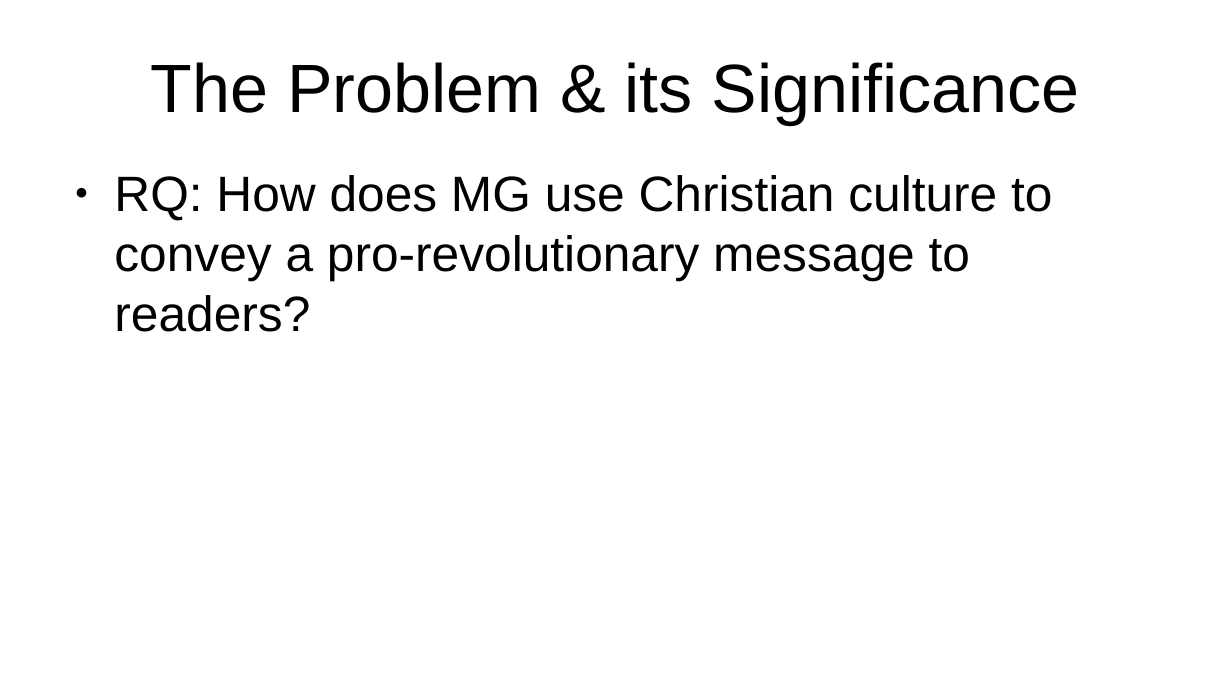
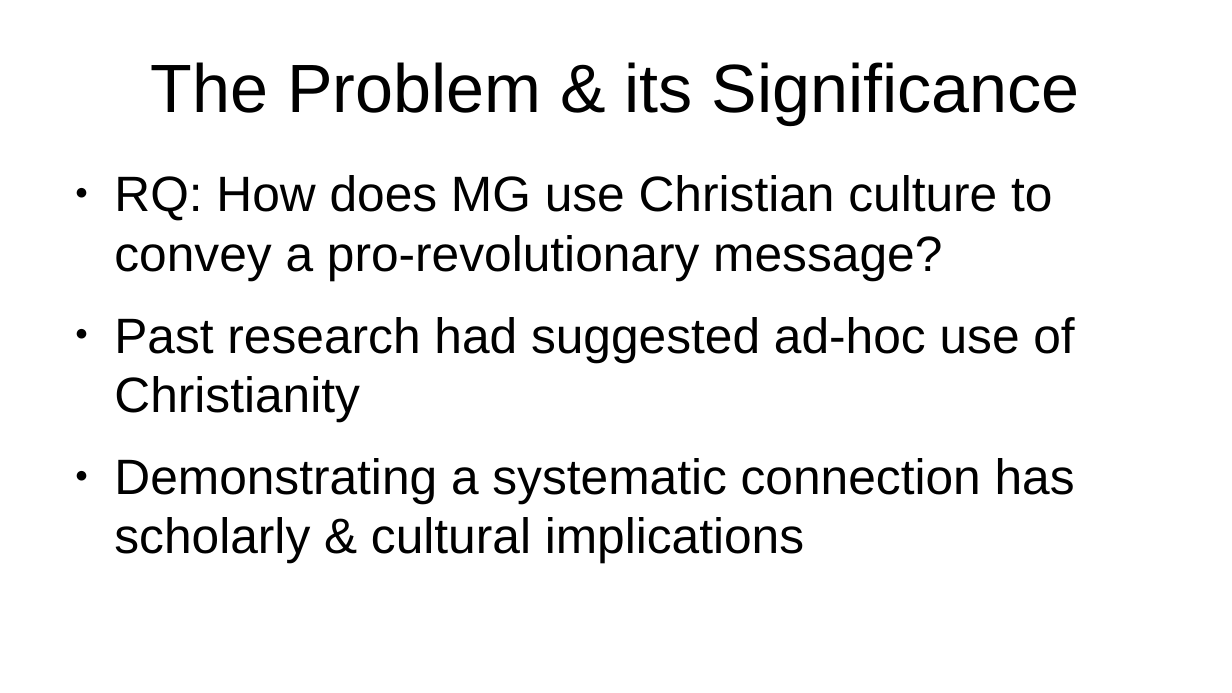
Before and after one commit to kollektivminds/russian-literary-bible, a slide deck: slide 6 of draft/pres.pptx (slide 5 before the commit). Drawn at 1232x693 pixels with LibreOffice and Linux fonts; fonts in the diff are those of the drawing. Boxes give left, top, right and bottom in pixels: in the first picture for what was removed or moved away, otherwise in the second. Text is boxed around its words. In the diff, an @@ line names an element or a change of style, - is before the commit and + after.

```diff
--- a/draft/pres.pptx
+++ b/draft/pres.pptx
@@ text at (114, 175, 1075, 563): text changed @@
-● RQ: How does MG use Christian culture to convey a pro-revolutionary message to readers?
+● RQ: How does MG use Christian culture to convey a pro-revolutionary message?
+● Past research had suggested ad-hoc use of Christianity
+● Demonstrating a systematic connection has scholarly & cultural implications
```
Also in this commit, not shown: 6 other slides changed, 7 slides added, 6 other files.
